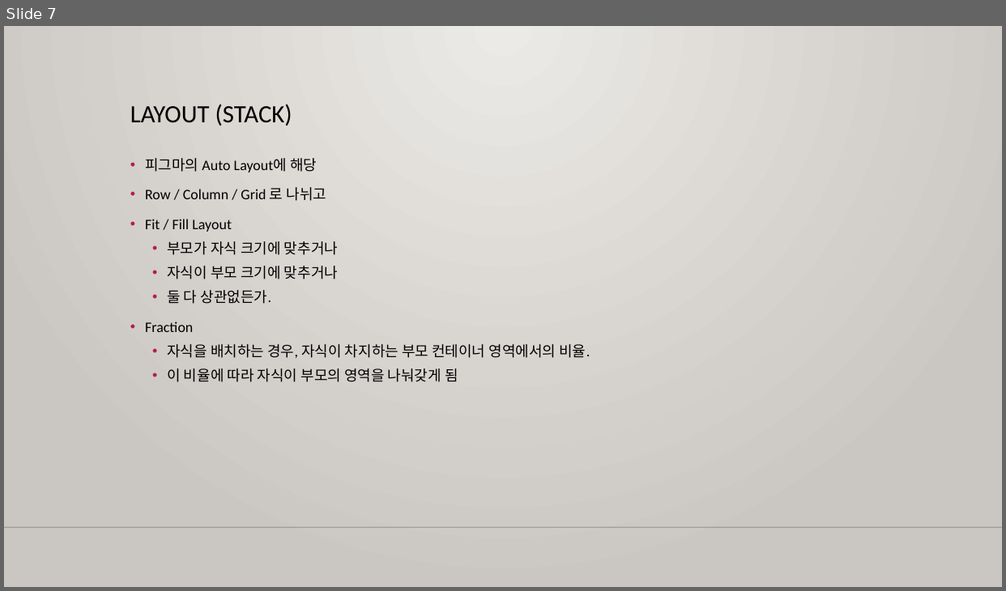
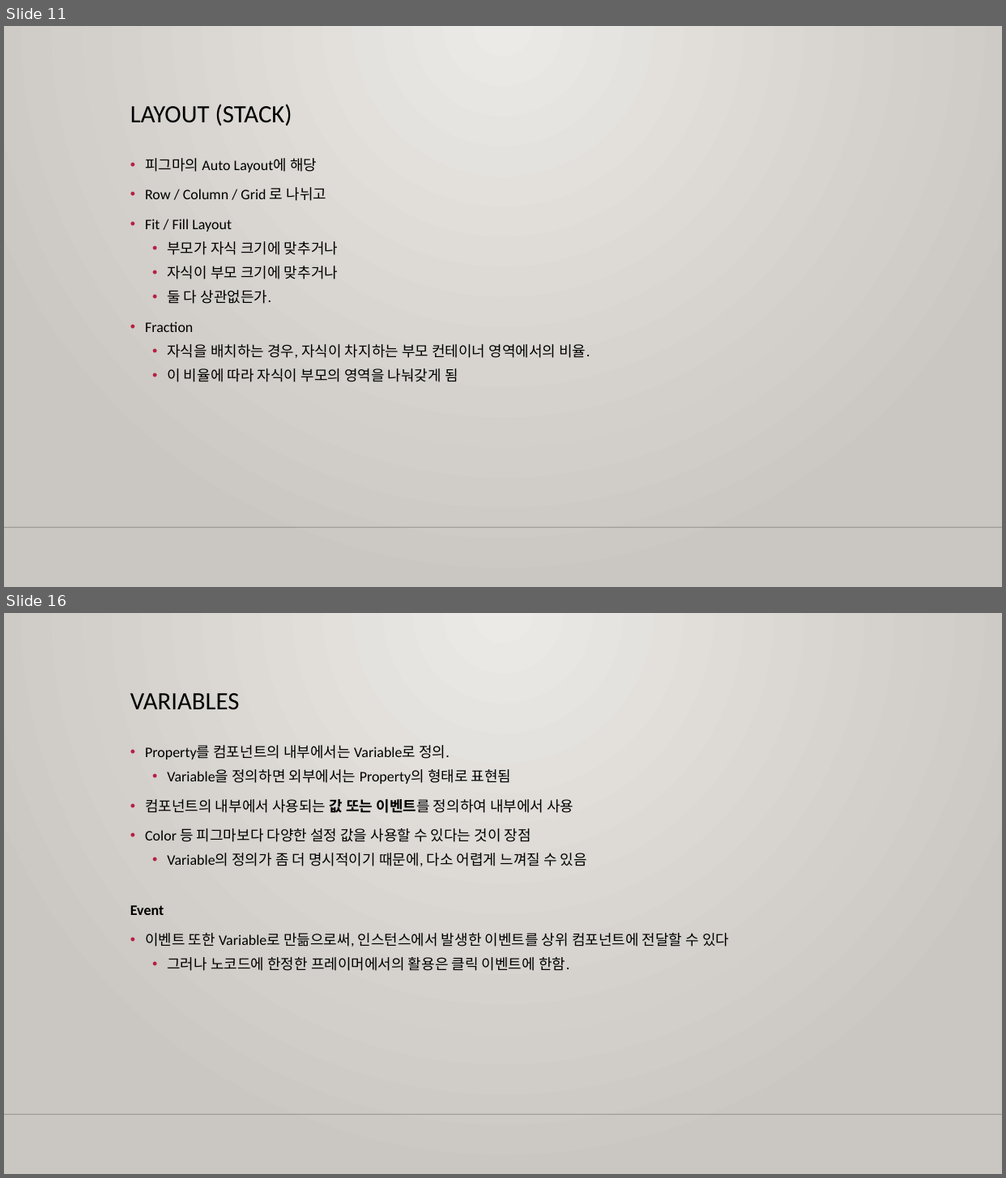
Before and after one commit to m00nlygreat/obsidian-vault, a slide deck: 노코드 엔지니어링/프레이머로 블로그 만들기.pptx. Shown one above the other, each under a label of ours: slide 7 before the commit, slides 11 and 16 after it; the slides between them are not shown. The pictures are 1006x591 and 1006x1178 pixels, drawn with LibreOffice and Linux fonts; fonts in the diff are those of the drawing; background and template pictures are left out. Boxes give left, top, right and bottom in pixels: in the first picture for what was removed or moved away, otherwise in the second. Text is boxed around its words. In the diff, an @@ line names an element or a change of style, - is before the commit and + after.

Commit message:
백업 완료: 2023-11-26 04:40:07
Affected files:
.obsidian/workspace.json
노코드 엔지니어링/노코드 최강자 버블.md
노코드 엔지니어링/프레이머로 블로그 만들기.md
노코드 엔지니어링/프레이머로 블로그 만들기.pptx

```diff
--- a/노코드 엔지니어링/프레이머로 블로그 만들기.pptx
+++ b/노코드 엔지니어링/프레이머로 블로그 만들기.pptx
@@ slide 16 added at (x1=4, y1=613, x2=1002, y2=1174), background gradient #ECEAE7 to #CAC7C1; not listed: 1 template element that a slide beside it also shows @@
@@ title added at (x1=130, y1=693, x2=240, y2=709), 24 pt, text #000000 @@
+VARIABLES
@@ text added at (x1=130, y1=745, x2=729, y2=971), 14 pt, text #000000 @@
+• Property를 컴포넌트의 내부에서는 Variable로 정의.
+  • Variable을 정의하면 외부에서는 Property의 형태로 표현됨
+• 컴포넌트의 내부에서 사용되는 값 또는 이벤트를 정의하여 내부에서 사용
+• Color 등 피그마보다 다양한 설정 값을 사용할 수 있다는 것이 장점
+  • Variable의 정의가 좀 더 명시적이기 때문에, 다소 어렵게 느껴질 수 있음
+Event
+• 이벤트 또한 Variable로 만듦으로써, 인스턴스에서 발생한 이벤트를 상위 컴포넌트에 전달할 수 있다
+  • 그러나 노코드에 한정한 프레이머에서의 활용은 클릭 이벤트에 한함.
@@ what was slide 7 is now slide 11 @@
```
Also in this commit, not shown: 4 slides changed, 6 other slides added, 3 other files.
